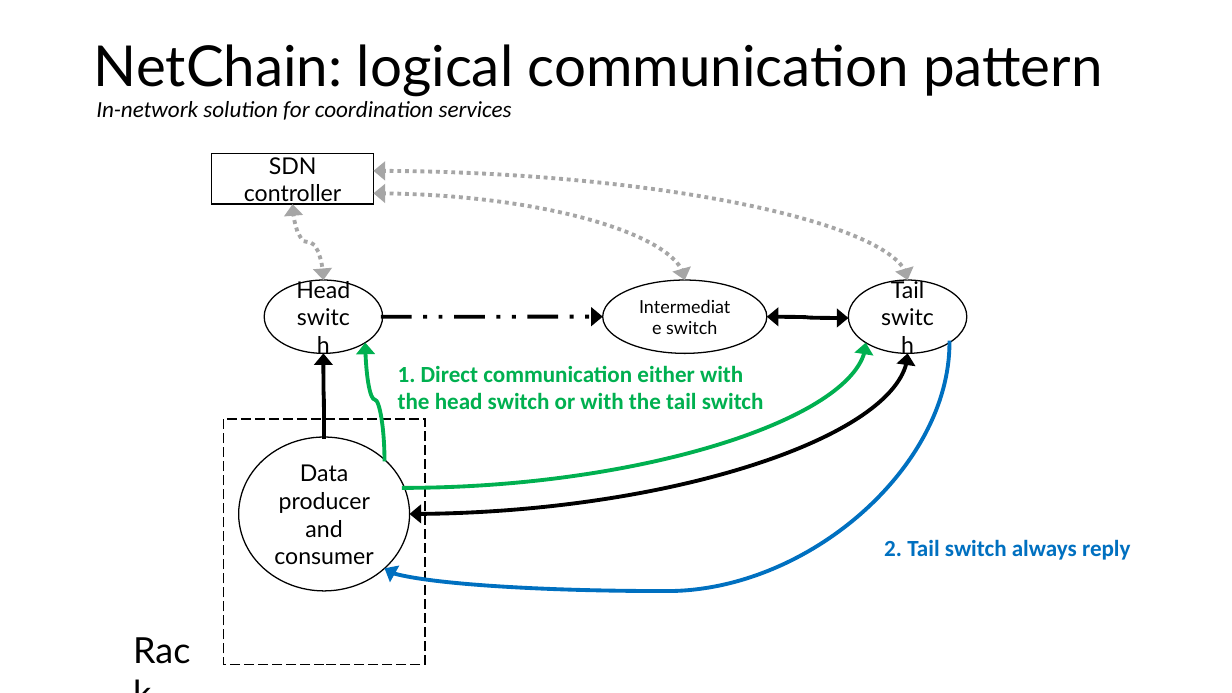
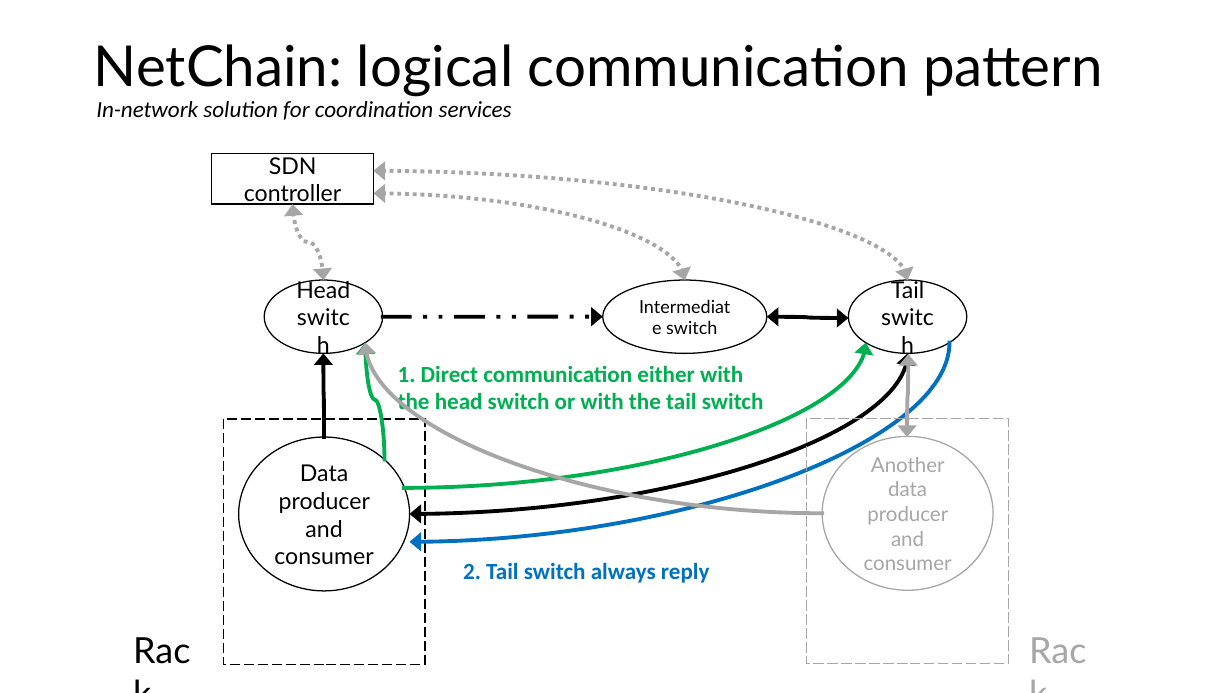
Before and after one commit to marcomicera/thesis, a slide deck: slide 7 of doc/thesis/figures/analysis/inp/presentation.pptx. Drawn at 1232x693 pixels with LibreOffice and Linux fonts; fonts in the diff are those of the drawing. Boxes give left, top, right and bottom in pixels: in the first picture for what was removed or moved away, otherwise in the second. Text is boxed around its words. In the diff, an @@ line names an element or a change of style, - is before the commit and + after.

```diff
--- a/doc/thesis/figures/analysis/inp/presentation.pptx
+++ b/doc/thesis/figures/analysis/inp/presentation.pptx
@@ curved arrow added from (823, 514) to (365, 343), #A6A6A6 3 pt @@
@@ curved arrow moved from (384, 568) - (950, 343) to (409, 542) - (950, 343) @@
@@ curved double arrow added from (909, 354) to (908, 437), #A6A6A6 3 pt @@
@@ rectangle added at [807, 419, 1008, 665], outline #A6A6A6 1 pt dashed @@
@@ ellipse added at [823, 436, 994, 591], fill #FFFFFF, outline #A6A6A6 1 pt, 16 pt, text #A6A6A6 @@
+Another data producer and consumer
@@ text "2. Tail switch always reply": place and size @@
-text "2. Tail switch always reply" at [884, 539, 1131, 560]
+text "2. Tail switch always reply" at [463, 562, 710, 583]
@@ text added at [1020, 623, 1108, 676], 28 pt, text #A6A6A6 @@
+Rack
```
Also in this commit, not shown: 5 other slides changed, 11 other files.
